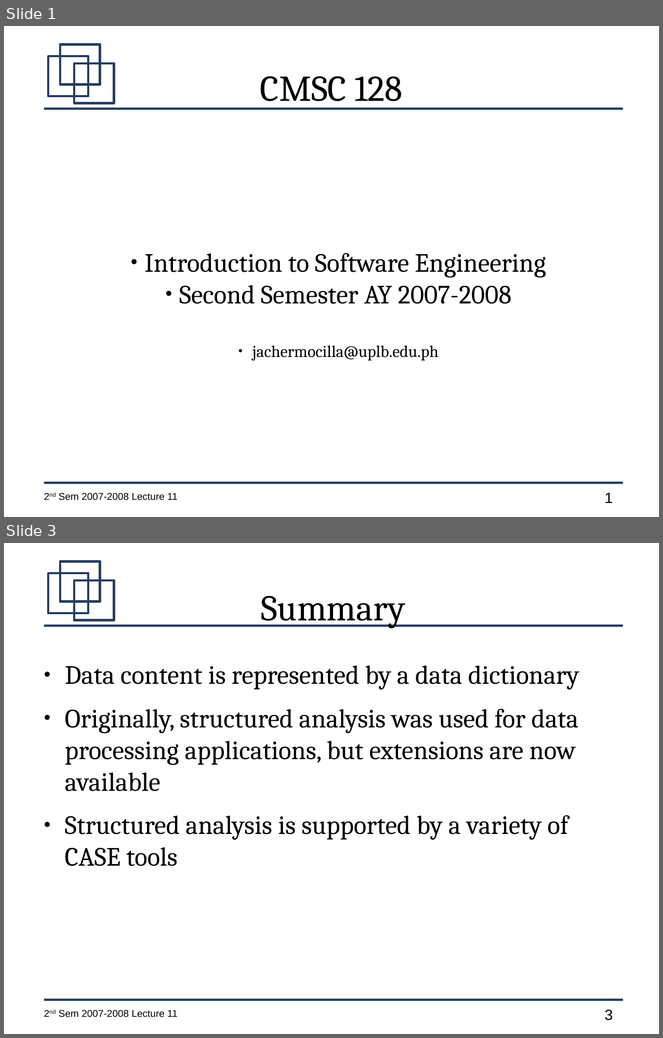
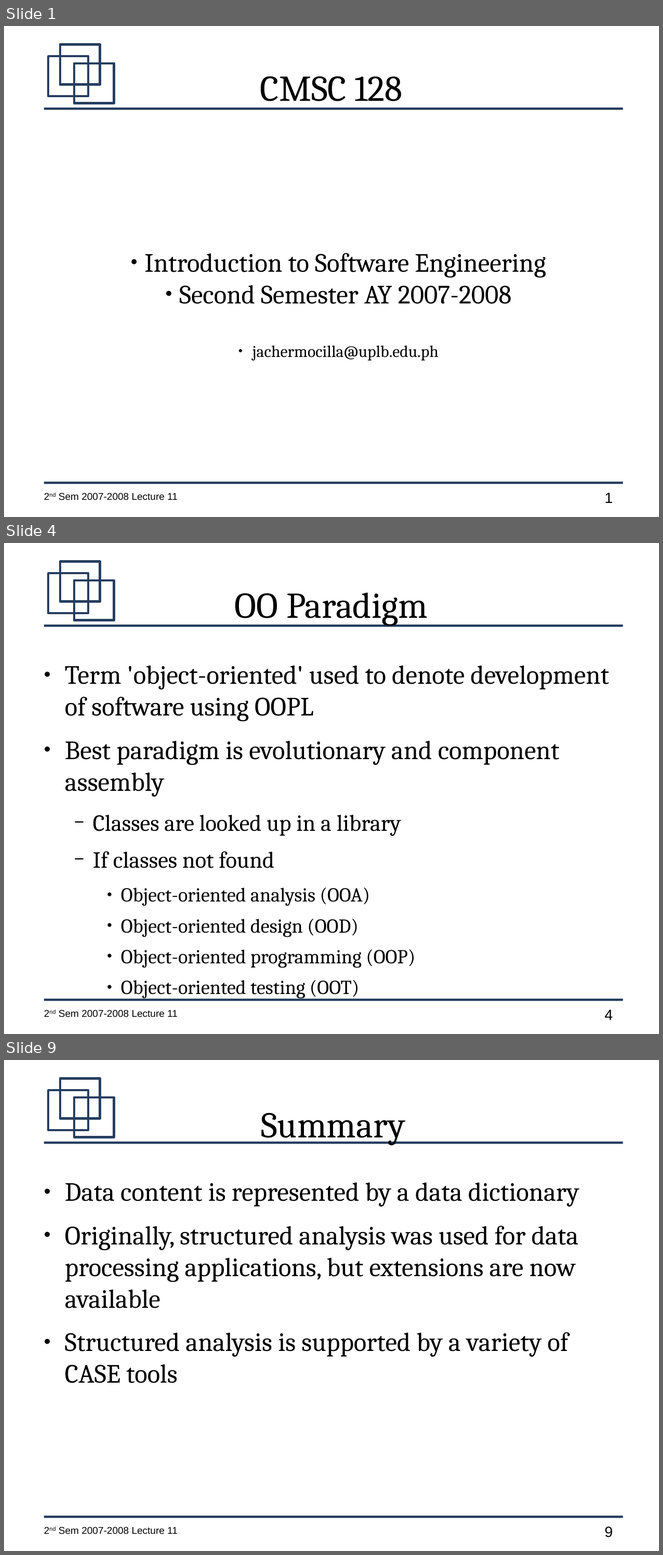
Before and after one commit to jachermocilla/jach-homepage, a slide deck: CMSC128-2nd-Sem-2007-L11.odp. Shown one above the other, each under a label of ours: slides 1 and 3 before the commit, slides 1, 4 and 9 after it; the slides between them are not shown. The pictures are 663x1038 and 663x1555 pixels, drawn with LibreOffice and Linux fonts; fonts in the diff are those of the drawing. Boxes give left, top, right and bottom in pixels: in the first picture for what was removed or moved away, otherwise in the second. Text is boxed around its words. In the diff, an @@ line names an element or a change of style, - is before the commit and + after.

```diff
--- a/CMSC128-2nd-Sem-2007-L11.odp
+++ b/CMSC128-2nd-Sem-2007-L11.odp
@@ slide 4 added at [4,543,659,1034], background #FFFFFF; not listed: 7 template elements that a slide beside it also shows @@
@@ title added at [235,592,428,626], 44 pt, text #000000 @@
+OO Paradigm
@@ text added at [65,665,609,1000], 24 pt, text #000000 @@
+● Term 'object-oriented' used to denote development of software using OOPL
+● Best paradigm is evolutionary and component assembly
+  − Classes are looked up in a library
+  − If classes not found
+    ● Object-oriented analysis (OOA)
+    ● Object-oriented design (OOD)
+    ● Object-oriented programming (OOP)
+    ● Object-oriented testing (OOT)
@@ what was slide 3 is now slide 9 @@
@@ page number at [605,1527,613,1538]: text changed @@
-3
+9
```
Also in this commit, not shown: 6 other slides added, 1 slide removed.
